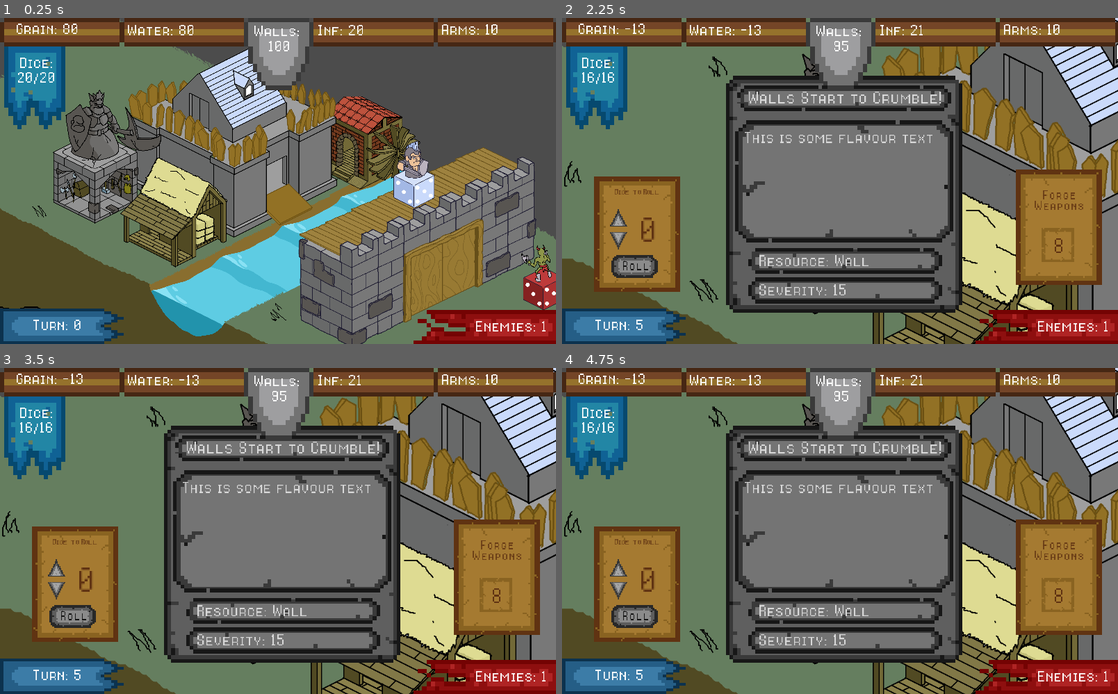
Above: before the commit, frames 1-4 (two rows, left to right).
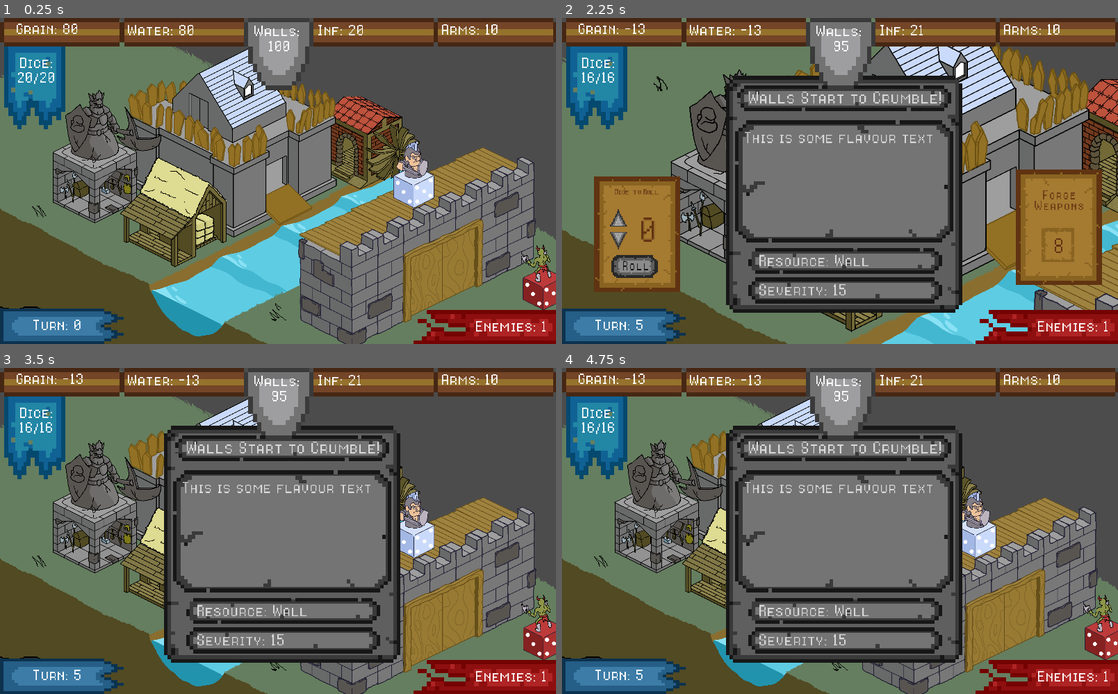
Above: after the commit, the same moments.

Repository: CapsCollective/rng-stronghold
Game: Godot game, scene res://scenes/main.tscn
Two runs of this game, one before a commit and one after it. Both use one fixed random seed, a clock stepped at 60 frames per second and the inputs below.
Inputs (mouse positions are in pixels of both pictures, inside the frame that each line leads up to):
- Up to frame 1 (0.25 s): no input
- Up to frame 2 (2.25 s): tap Enter (ui_accept) at 0.5, 0.77, 1.25, 1.52, 2 s; move the mouse to (934, 145) at 0.52 s; press the mouse at (934, 145) at 0.53 s; right-click (934, 145) at 0.8 s; move the mouse to (801, 135) at 1.27 s; release the mouse at (801, 135) at 1.28 s; right-click (801, 135) at 1.35 s; click (801, 135) at 1.55 s; move the mouse to (667, 158) at 2.02 s; press the mouse at (667, 158) at 2.03 s
- Up to frame 3 (3.5 s): right-click (105, 508) at 2.3 s; release the mouse at (105, 508) at 2.75 s; click (72, 615) at 2.75 s, where only the run before the commit has a clickable "Roll"
- Up to frame 4 (4.75 s): click (617, 566) at 3.52 s; click (617, 589) at 4.27 s

The runs differ from the first frame. In frame 1, 5.4% of the frame differs, in the area x 0-100%, y 0-100%; in frame 2, 24%; in frame 3, 39%; in frame 4, 39%.

Commit message:
Added smoothed camera movements to building navigation

Diff:
--- a/scripts/buildings.gd
+++ b/scripts/buildings.gd
@@ -3,15 +3,22 @@
 onready var camera = $"../Camera2D"
 onready var resting_pos = camera.global_position
 
+var camera_speed = 5
 var zoomed = false
+onready var target_zoom = Vector2(1, 1)
+onready var target_position = resting_pos
 
 func building_clicked(building):
 	if not zoomed:
 		$"../HUDCanvas/BuildingInterface".visible = true
 		$"../HUDCanvas/BuildingInterface".populate(building.res_id)
-		camera.zoom = Vector2(0.5, 0.5)
-		camera.position = building.global_position
+		target_zoom = Vector2(0.5, 0.5)
+		target_position = building.global_position
 		zoomed = true
+
+func _process(delta):
+	camera.zoom = camera.zoom.linear_interpolate(target_zoom, delta*camera_speed)
+	camera.position = camera.position.linear_interpolate(target_position, delta*camera_speed)
 
 func _input(event):
 	if event is InputEventMouseButton and event.pressed:
@@ -21,8 +28,8 @@
 		close_building()
 
 func close_building():
-	camera.zoom = Vector2(1, 1)
-	camera.position = resting_pos
+	target_zoom = Vector2(1, 1)
+	target_position = resting_pos
 	zoomed = false
 	$"../HUDCanvas/BuildingInterface".visible = false
 
